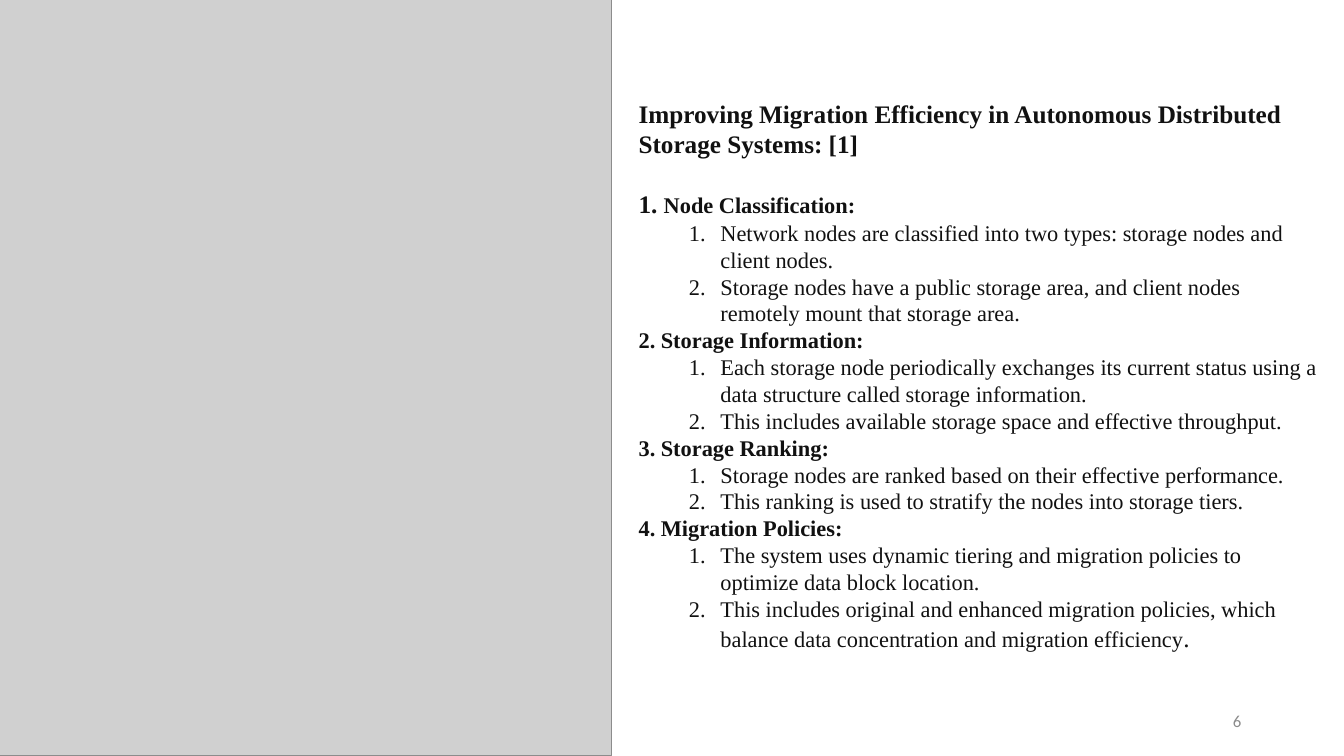
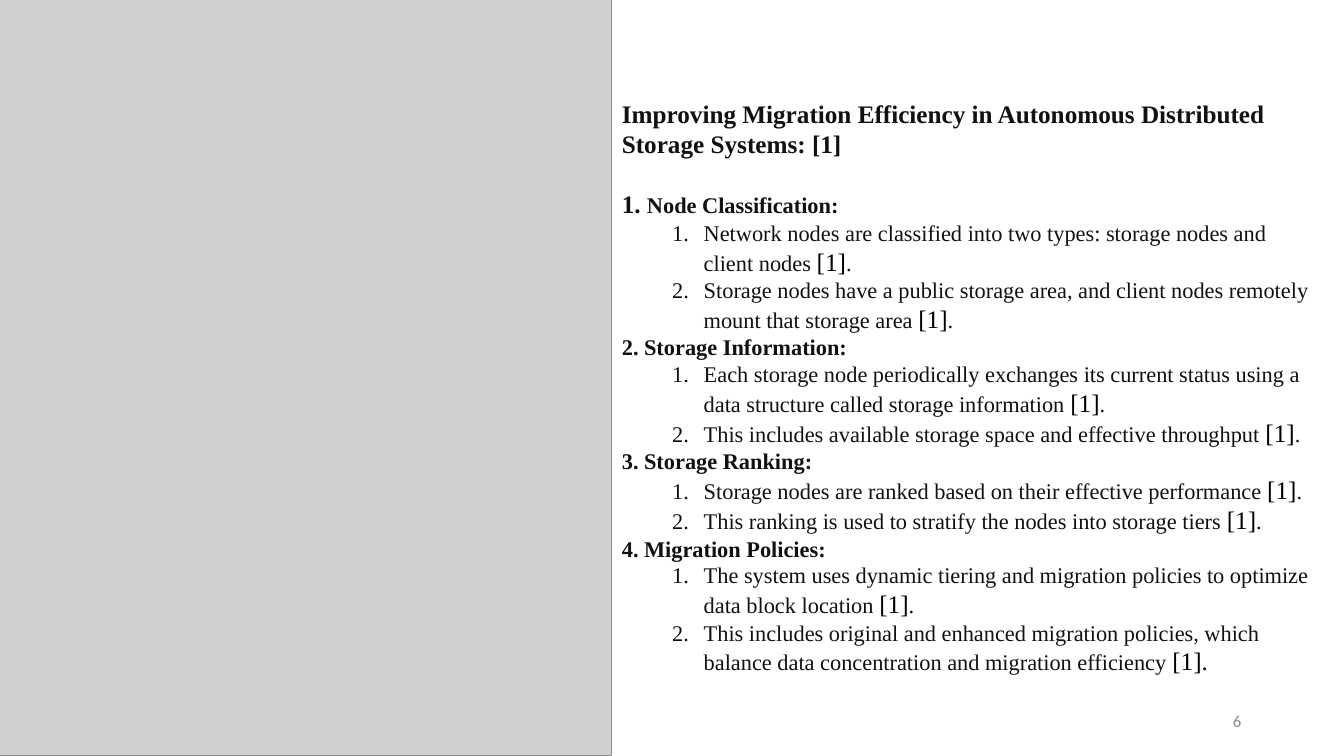
Before and after one commit to fahimarshadurrouf/cse707, a slide deck: slide 6 of submission2/Paper review_23273002_An Improvement of Migration Efficiency.pptx. Drawn at 1344x756 pixels with LibreOffice and Linux fonts; fonts in the diff are those of the drawing; grey boxes stand for pictures. Boxes give left, top, right and bottom in pixels: in the first picture for what was removed or moved away, otherwise in the second. Text is boxed around its words. In the diff, an @@ line names an element or a change of style, - is before the commit and + after.

```diff
--- a/submission2/Paper review_23273002_An Improvement of Migration Efficiency.pptx
+++ b/submission2/Paper review_23273002_An Improvement of Migration Efficiency.pptx
@@ text "Improving Migration Efficiency in Autonomous ...": place and size @@
-text "Improving Migration Efficiency in Autonomous ..." at box(639, 105, 1316, 652)
+text "Improving Migration Efficiency in Autonomous ..." at box(622, 105, 1308, 675)
@@ text at box(704, 225, 1308, 333): text changed @@
-  1. Network nodes are classified into two types: storage nodes and client nodes.
-  2. Storage nodes have a public storage area, and client nodes remotely mount that storage area.
+  1. Network nodes are classified into two types: storage nodes and client nodes [1].
+  2. Storage nodes have a public storage area, and client nodes remotely mount that storage area [1].
@@ text at box(704, 366, 1300, 447): text changed @@
-  1. Each storage node periodically exchanges its current status using a data structure called storage information.
-  2. This includes available storage space and effective throughput.
+  1. Each storage node periodically exchanges its current status using a data structure called storage information [1].
+  2. This includes available storage space and effective throughput [1].
@@ text at box(704, 481, 1296, 534): text changed @@
-  1. Storage nodes are ranked based on their effective performance.
-  2. This ranking is used to stratify the nodes into storage tiers.
+  1. Storage nodes are ranked based on their effective performance [1].
+  2. This ranking is used to stratify the nodes into storage tiers [1].
@@ text at box(704, 567, 1308, 675): text changed @@
-  1. The system uses dynamic tiering and migration policies to optimize data block location.
-  2. This includes original and enhanced migration policies, which balance data concentration and migration efficiency.
+  1. The system uses dynamic tiering and migration policies to optimize data block location [1].
+  2. This includes original and enhanced migration policies, which balance data concentration and migration efficiency [1].
```
Also in this commit, not shown: 3 other slides changed.
